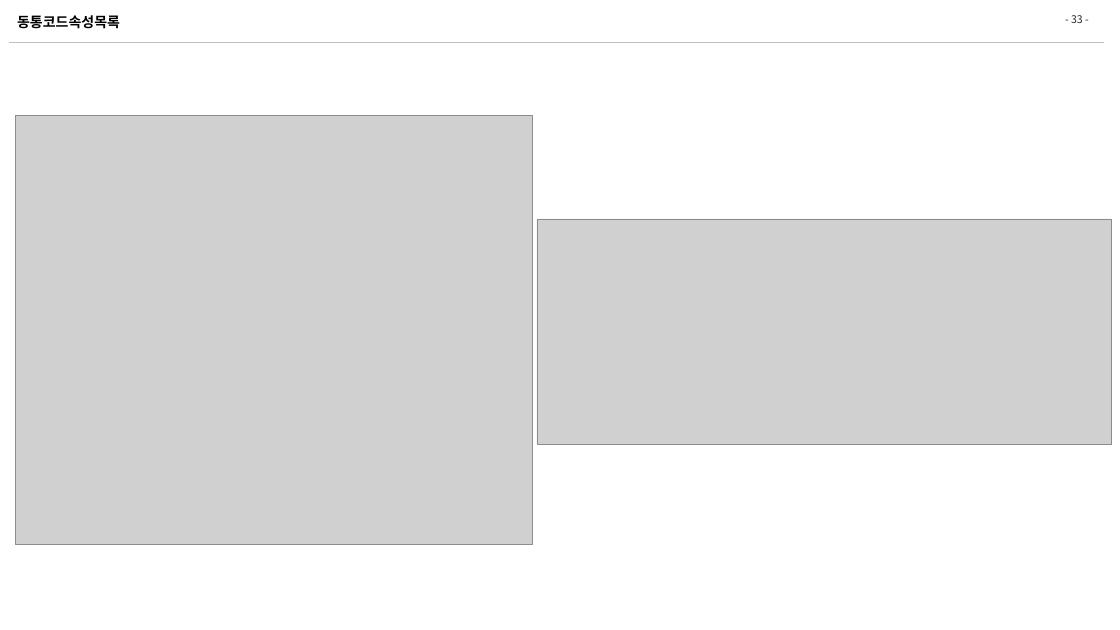
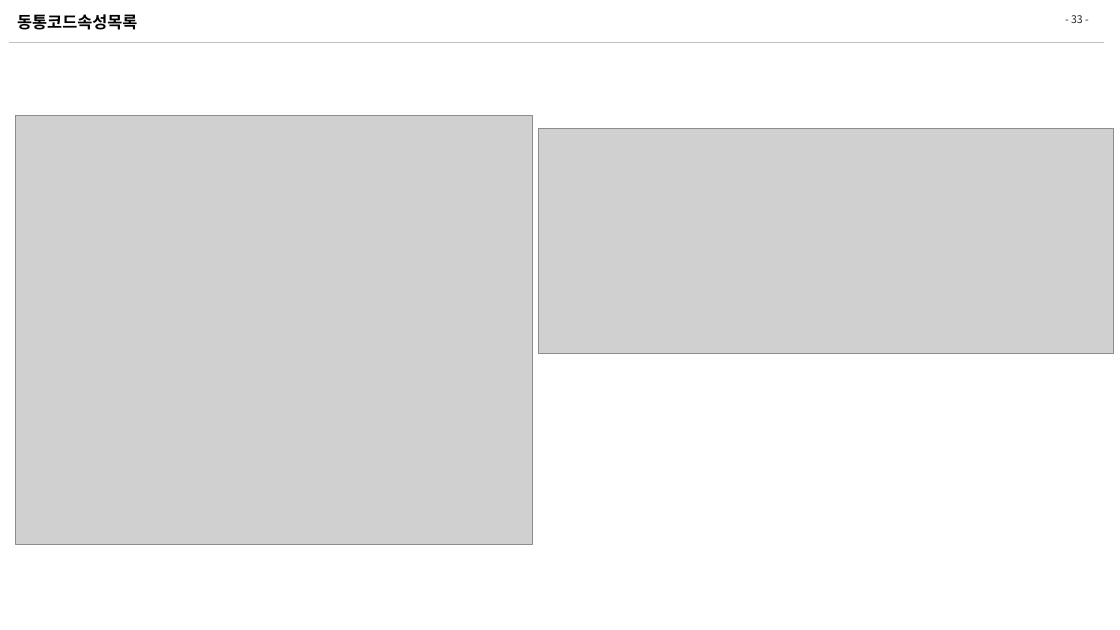
Before and after one commit to zhengze00/SpringBoot-MariaDB-master, a slide deck: slide 33 of Project File/[SK C&C] 인턴PT_오정택.pptx. Drawn at 1120x630 pixels with LibreOffice and Linux fonts; fonts in the diff are those of the drawing; grey boxes stand for pictures. Boxes give left, top, right and bottom in pixels: in the first picture for what was removed or moved away, otherwise in the second. Text is boxed around its words. In the diff, an @@ line names an element or a change of style, - is before the commit and + after.

```diff
--- a/Project File/[SK C&C] 인턴PT_오정택.pptx
+++ b/Project File/[SK C&C] 인턴PT_오정택.pptx
@@ title "동통코드속성목록" at (17,14,137,30): size 12 to 14 pt @@
@@ picture: place and size @@
-picture at (537,219,1112,444)
+picture at (539,129,1113,354)
```
Also in this commit, not shown: 4 other slides changed, 1 slide added, 1 slide removed, 2 other files.
